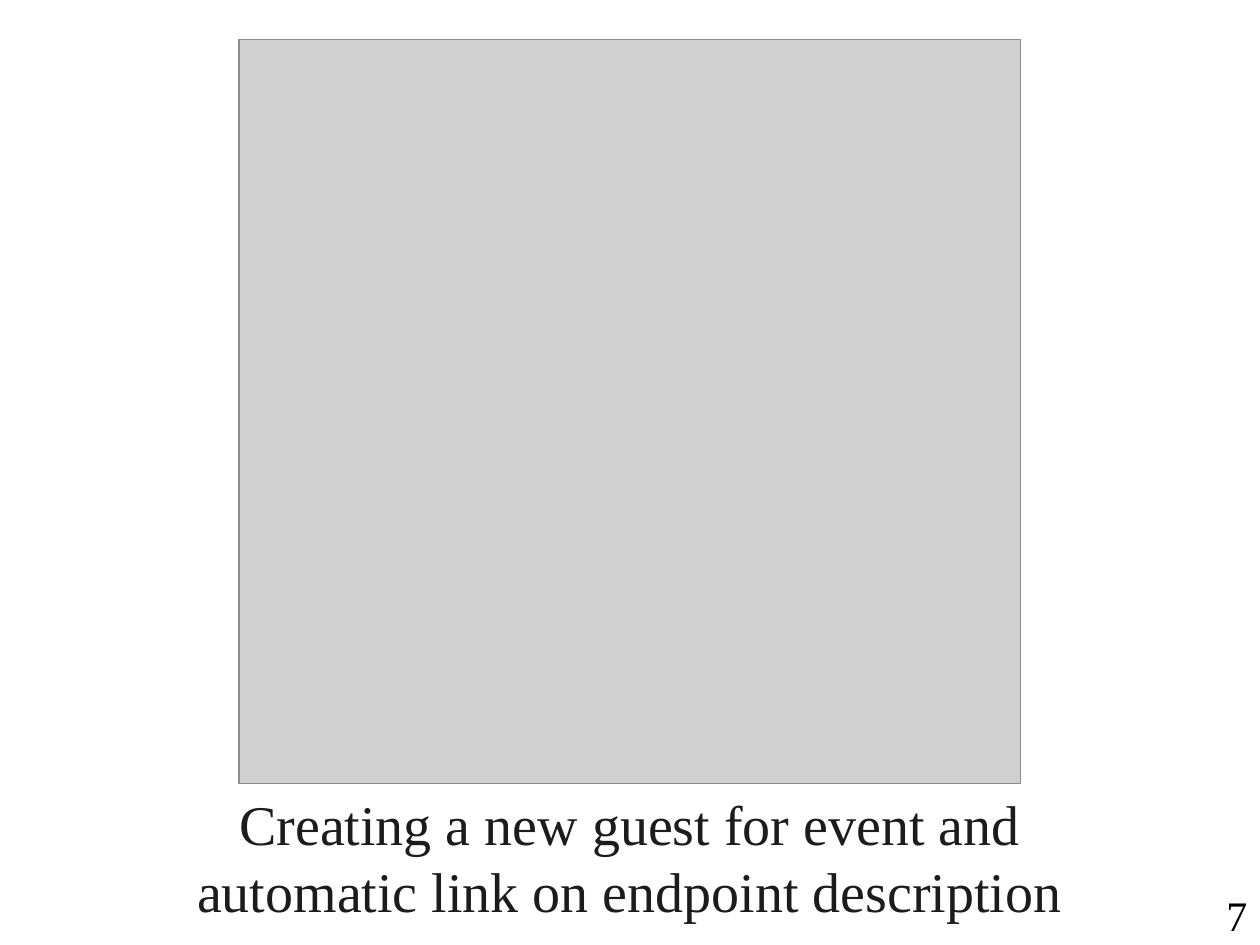
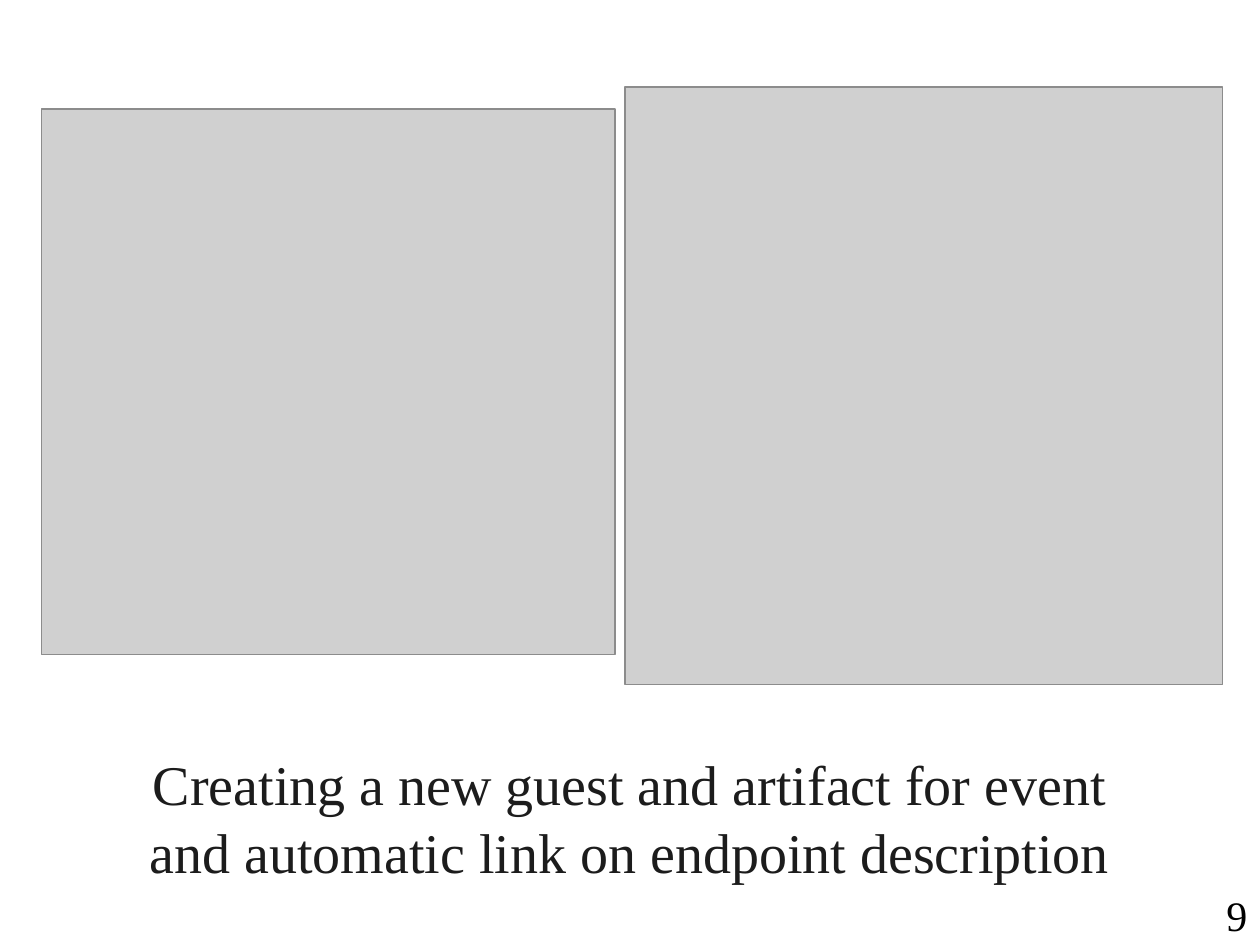
Before and after one commit to EnderLancer/Course, a slide deck: slide 9 of Demo 2.ppt (slide 7 before the commit). Drawn at 1260x945 pixels with LibreOffice and Linux fonts; fonts in the diff are those of the drawing; grey boxes stand for pictures; background and template pictures are left out. Boxes give left, top, right and bottom in pixels: in the first picture for what was removed or moved away, otherwise in the second. Text is boxed around its words. In the diff, an @@ line names an element or a change of style, - is before the commit and + after.

```diff
--- a/Demo 2.ppt
+++ b/Demo 2.ppt
@@ picture added at box(625, 87, 1222, 684) @@
@@ picture: place and size @@
-picture at box(239, 39, 1021, 784)
+picture at box(42, 110, 615, 655)
@@ text at box(150, 765, 1109, 883): text changed @@
-Creating a new guest for event and automatic link on endpoint description
+Creating a new guest and artifact for event and automatic link on endpoint description
@@ page number at box(1226, 903, 1247, 932): text changed @@
-7
+9
```
Also in this commit, not shown: 5 other slides changed, 2 slides added, 1 slide removed, 7 other files.
